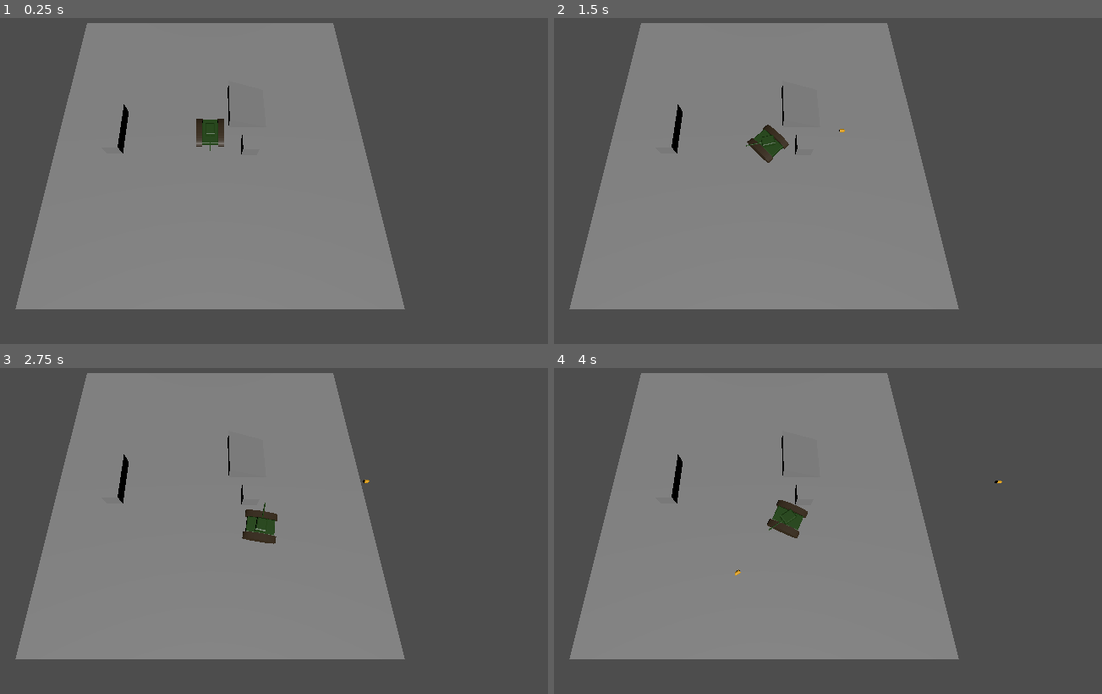
Above: before the commit, frames 1-4 (two rows, left to right).
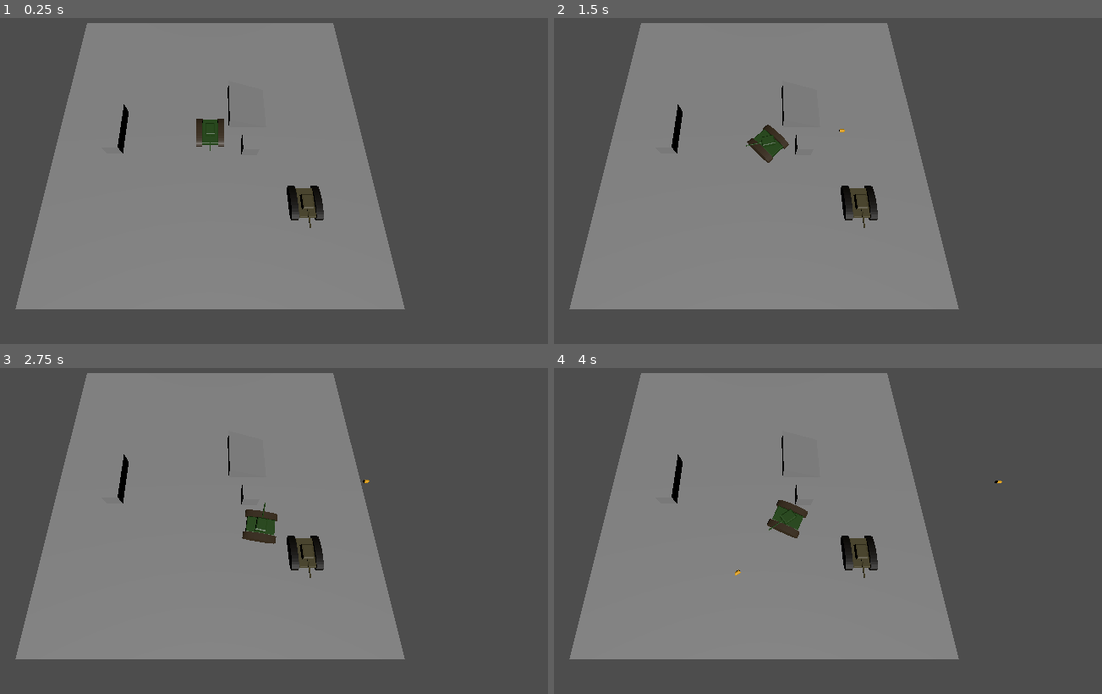
Above: after the commit, the same moments.

Repository: cfrance3/tank-game
Game: Godot game, scene res://Scenes/main.tscn
Same seed, same stepped clock (60 frames per second), same inputs: the game is played once before the commit and once after it.
Inputs (mouse positions are in pixels of both pictures, inside the frame that each line leads up to):
- Up to frame 1 (0.25 s): no input
- Up to frame 2 (1.5 s): tap Enter at 0.5 s; move the mouse to (910, 135) at 0.52 s; hold Right (ui_right) 0.53-1.28 s; click (910, 135) at 0.67 s; move the mouse to (630, 174) at 1.27 s; hold Down (ui_down) from 1.28 s (still down)
- Up to frame 3 (2.75 s): move the mouse to (279, 420) at 2.02 s; release Down (ui_down) at 2.03 s; hold Right (ui_right) from 2.03 s (still down)
- Up to frame 4 (4 s): move the mouse to (729, 579) at 2.77 s; release Right (ui_right) at 2.78 s; hold Up (ui_up) 2.78-3.53 s; click (729, 579) at 2.92 s; move the mouse to (965, 560) at 3.52 s; hold Left (ui_left) from 3.53 s (still down)

The runs differ from the first frame. In frame 1, 0.6% of the frame differs, in the area x 52-60%, y 51-65%; in frame 2, 0.6%; in frame 3, 0.6%; in frame 4, 0.6%.

Commit message:
Added dummy enemy scene that can be hit by projectiles. TODO: Implement enemy AI

Diff:
--- a/Scenes/Tank/tank.gd
+++ b/Scenes/Tank/tank.gd
@@ -10,9 +10,7 @@
 @onready var barrel: Marker3D = $Cannon/Barrel
 
 const SPEED = 8.0
-const JUMP_VELOCITY = 4.5
 
-#TODO: handle collision with projectile via player movement
 
 func _ready() -> void:
 	# Add to friendly group to handle projectile collision
--- /dev/null
+++ b/Scenes/enemy.gd
@@ -0,0 +1,15 @@
+extends CharacterBody3D
+
+
+const SPEED = 8.0
+
+func _ready() -> void:
+	add_to_group("enemy")
+
+func _physics_process(delta: float) -> void:
+	# Add the gravity.
+	if not is_on_floor():
+		velocity += get_gravity() * delta
+
+
+	move_and_slide()
--- /dev/null
+++ b/Scenes/enemy.tscn
@@ -0,0 +1,66 @@
+[gd_scene format=3 uid="uid://bhj0mha5usnrd"]
+
+[ext_resource type="PackedScene" uid="uid://ckheo3s81llsd" path="res://Scenes/Enemy/test_enemy_cannon.glb" id="1_1f0kj"]
+[ext_resource type="Script" uid="uid://4ge3cj7ghfje" path="res://Scenes/enemy.gd" id="1_afpow"]
+[ext_resource type="PackedScene" uid="uid://ymvw1cwocao5" path="res://Scenes/Enemy/test_enemy_hull.glb" id="2_afpow"]
+
+[sub_resource type="BoxShape3D" id="BoxShape3D_287tu"]
+size = Vector3(0.9, 1, 4)
+
+[sub_resource type="BoxMesh" id="BoxMesh_0830c"]
+size = Vector3(0.9, 1, 4)
+
+[sub_resource type="BoxMesh" id="BoxMesh_ghaa6"]
+size = Vector3(0.9, 1, 4)
+
+[sub_resource type="CapsuleShape3D" id="CapsuleShape3D_1dp5w"]
+radius = 1.0
+height = 4.0
+
+[sub_resource type="CapsuleMesh" id="CapsuleMesh_auwsv"]
+radius = 1.0
+height = 4.0
+
+[sub_resource type="BoxShape3D" id="BoxShape3D_8uf12"]
+size = Vector3(4, 1, 4)
+
+[node name="Enemy" type="CharacterBody3D" unique_id=2039828682]
+script = ExtResource("1_afpow")
+
+[node name="Cannon" parent="." unique_id=1066803175 instance=ExtResource("1_1f0kj")]
+transform = Transform3D(-0.2, 0, -1.7484556e-08, 0, 0.2, 0, 1.7484556e-08, 0, -0.2, 0, 0.5, 0)
+
+[node name="Barrel" type="Marker3D" parent="Cannon" unique_id=60467919]
+transform = Transform3D(1, 0, 0, 0, 1, 0, 0, 0, 1, 0.03558403, 5.7163258, -14.27803)
+
+[node name="Hull" parent="." unique_id=1542243904 instance=ExtResource("2_afpow")]
+transform = Transform3D(0.2, 0, 0, 0, 0.2, 0, 0, 0, 0.2, 0, 0.5, 0)
+
+[node name="Hitbox" type="Area3D" parent="." unique_id=272692458]
+visible = false
+
+[node name="Right_Track" type="CollisionShape3D" parent="Hitbox" unique_id=579562044]
+transform = Transform3D(1, 0, 0, 0, 1, 0, 0, 0, 1, -1.4, 1, 0)
+shape = SubResource("BoxShape3D_287tu")
+
+[node name="MeshInstance3D" type="MeshInstance3D" parent="Hitbox/Right_Track" unique_id=1606477635]
+mesh = SubResource("BoxMesh_0830c")
+
+[node name="Left_Track" type="CollisionShape3D" parent="Hitbox" unique_id=1450480921]
+transform = Transform3D(1, 0, 0, 0, 1, 0, 0, 0, 1, 1.4, 1, 0)
+shape = SubResource("BoxShape3D_287tu")
+
+[node name="MeshInstance3D" type="MeshInstance3D" parent="Hitbox/Left_Track" unique_id=1274704287]
+mesh = SubResource("BoxMesh_ghaa6")
+
+[node name="Body" type="CollisionShape3D" parent="Hitbox" unique_id=1816111227]
+transform = Transform3D(1, 0, 0, 0, -4.371139e-08, -1, 0, 1, -4.371139e-08, 0, 1.2, 0)
+shape = SubResource("CapsuleShape3D_1dp5w")
+
+[node name="MeshInstance3D" type="MeshInstance3D" parent="Hitbox/Body" unique_id=1053105857]
+mesh = SubResource("CapsuleMesh_auwsv")
+
+[node name="Collider" type="CollisionShape3D" parent="." unique_id=540468304]
+transform = Transform3D(1, 0, 0, 0, 1, 0, 0, 0, 1, 0, 1, 0)
+visible = false
+shape = SubResource("BoxShape3D_8uf12")
--- a/Scenes/main.tscn
+++ b/Scenes/main.tscn
@@ -1,6 +1,7 @@
 [gd_scene format=3 uid="uid://dcxc1kxwo8pjl"]
 
 [ext_resource type="Script" uid="uid://da4fc8lpcmfih" path="res://Scenes/Tank/tank.gd" id="1_8gbba"]
+[ext_resource type="PackedScene" uid="uid://bhj0mha5usnrd" path="res://Scenes/enemy.tscn" id="1_kry3j"]
 [ext_resource type="PackedScene" uid="uid://d22jve1ap5ryf" path="res://Scenes/Tank/test_tank_hull.glb" id="2_jjvhh"]
 [ext_resource type="PackedScene" uid="uid://u3jva5m1j3gb" path="res://Scenes/tank_projectile.tscn" id="2_kry3j"]
 [ext_resource type="PackedScene" uid="uid://copt7jxaw780m" path="res://Scenes/Tank/test_tank_cannon.glb" id="3_kry3j"]
@@ -69,6 +70,9 @@
 
 [node name="Main" type="Node3D" unique_id=379695125]
 
+[node name="Enemy" parent="." unique_id=2039828682 instance=ExtResource("1_kry3j")]
+transform = Transform3D(1, 0, 0, 0, 1, 0, 0, 0, 1, 11.06967, 0, 9.204779)
+
 [node name="Camera3D" type="Camera3D" parent="." unique_id=1848783100]
 transform = Transform3D(1, 0, 0, 0, 0.36974677, 0.9291326, 0, -0.9291326, 0.36974677, 0, 30, 14.598)
 
@@ -96,7 +100,6 @@
 
 [node name="Right_Track" type="CollisionShape3D" parent="Tank/Hitbox" unique_id=440006998]
 transform = Transform3D(1, 0, 0, 0, 1, 0, 0, 0, 1, -1.4, 1, 0)
-visible = false
 shape = SubResource("BoxShape3D_8gbba")
 
 [node name="MeshInstance3D" type="MeshInstance3D" parent="Tank/Hitbox/Right_Track" unique_id=1538300962]
@@ -107,7 +110,6 @@
 shape = SubResource("BoxShape3D_8gbba")
 
 [node name="MeshInstance3D" type="MeshInstance3D" parent="Tank/Hitbox/Left_Track" unique_id=960442051]
-visible = false
 mesh = SubResource("BoxMesh_jjvhh")
 
 [node name="Body" type="CollisionShape3D" parent="Tank/Hitbox" unique_id=1833798680]
--- a/Scenes/tank_projectile.gd
+++ b/Scenes/tank_projectile.gd
@@ -39,6 +39,9 @@
 		return
 
 	# TODO: Projectile hit enemy tank
+	if collider.is_in_group("enemy"):
+		_on_hit_target()
+		#TODO: Add enemy death
 
 	bounce(collision)
 
--- a/Scenes/tank_projectile.tscn
+++ b/Scenes/tank_projectile.tscn
@@ -1,6 +1,6 @@
 [gd_scene format=3 uid="uid://u3jva5m1j3gb"]
 
-[ext_resource type="PackedScene" uid="uid://dk7clfsf6lkui" path="res://Scenes/Tank/tank_shell.glb" id="1_brs3n"]
+[ext_resource type="PackedScene" uid="uid://dk7clfsf6lkui" path="res://Scenes/tank_shell.glb" id="1_brs3n"]
 [ext_resource type="Script" uid="uid://c143471ioe6bq" path="res://Scenes/tank_projectile.gd" id="1_m32xg"]
 
 [sub_resource type="CapsuleShape3D" id="CapsuleShape3D_quh60"]
Binary file added: Scenes/Enemy/test_enemy_cannon.glb
Not shown, added: Scenes/Enemy/test_enemy_cannon.glb.import
Binary file added: Scenes/Enemy/test_enemy_hull.glb
Not shown, added: Scenes/Enemy/test_enemy_hull.glb.import
Not shown, added: Scenes/enemy.gd.uid
Renamed: Scenes/Tank/tank_shell.glb -> Scenes/tank_shell.glb
Not shown, changed: Scenes/tank_shell.glb.import
